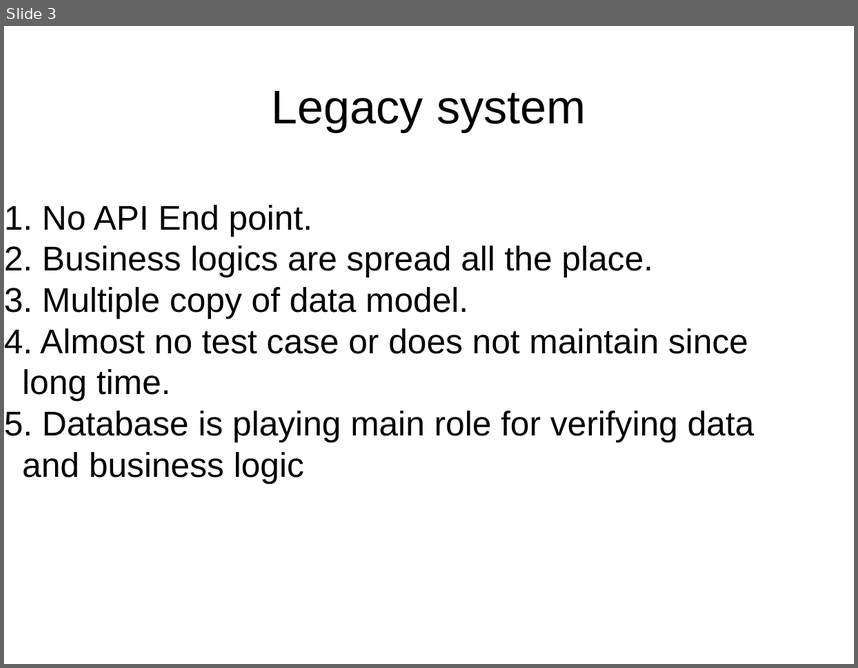
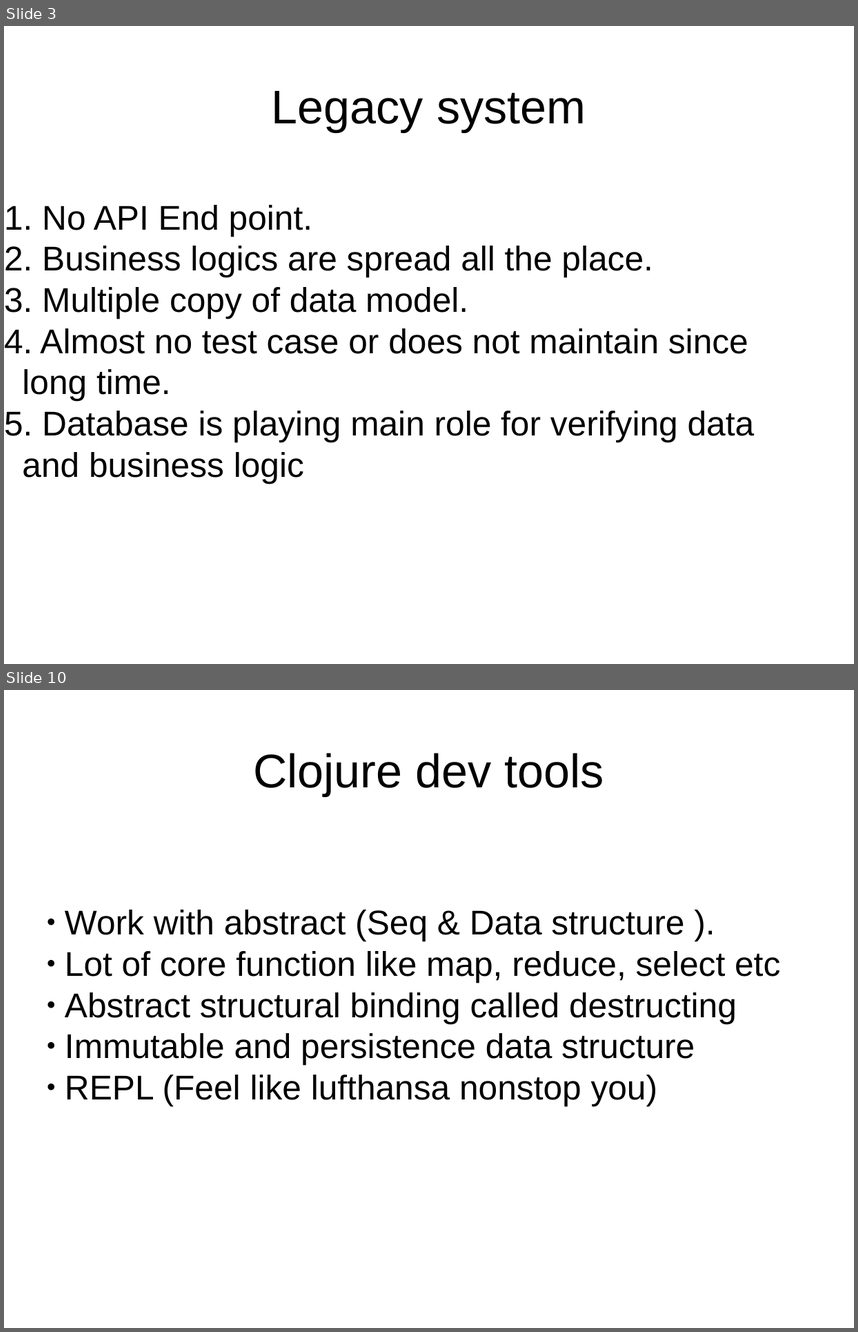
Before and after one commit to Mamun/prac, a slide deck: slide.odp. Shown one above the other, each under a label of ours: slide 3 before the commit, slides 3 and 10 after it; the slides between them are not shown. The pictures are 858x668 and 858x1332 pixels, drawn with LibreOffice and Linux fonts; fonts in the diff are those of the drawing. Boxes give left, top, right and bottom in pixels: in the first picture for what was removed or moved away, otherwise in the second. Text is boxed around its words. In the diff, an @@ line names an element or a change of style, - is before the commit and + after.

```diff
--- a/slide.odp
+++ b/slide.odp
@@ slide 10 added at [4,690,854,1328], background #FFFFFF @@
@@ title added at [253,753,604,796], 44 pt, text #000000 @@
+Clojure dev tools
@@ subtitle added at [65,909,780,1105], 32 pt, text #000000 @@
+● Work with abstract (Seq & Data structure ).
+● Lot of core function like map, reduce, select etc
+● Abstract structural binding called destructing
+● Immutable and persistence data structure
+● REPL (Feel like lufthansa nonstop you)
```
Also in this commit, not shown: 8 other slides added, 1 slide removed, 7 other files.
